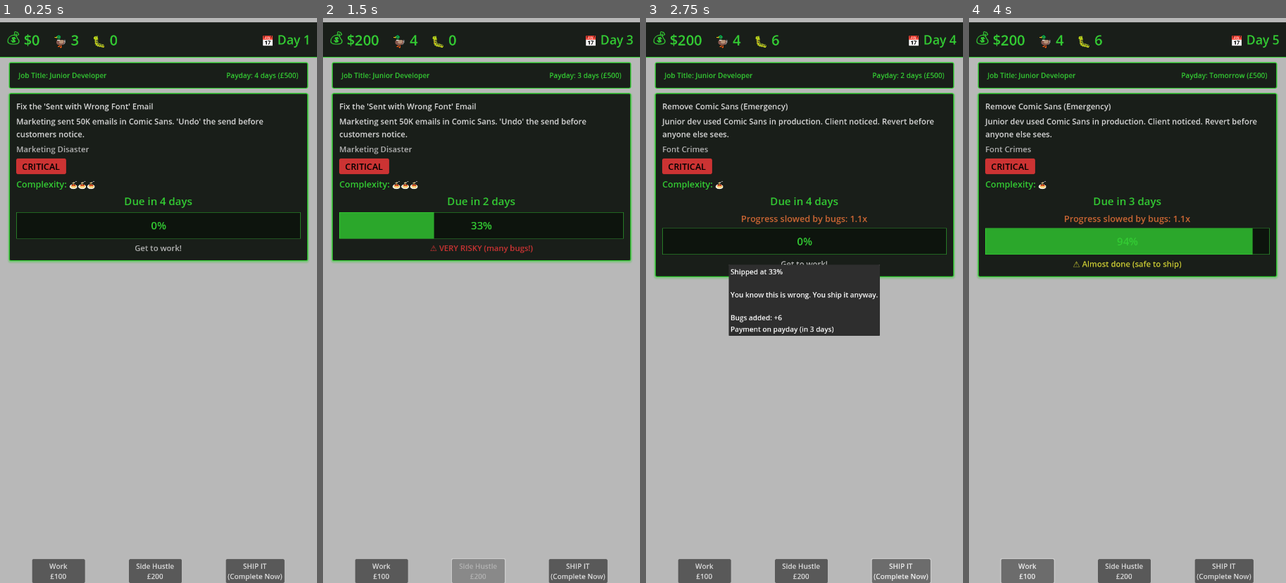
Above: before the commit, frames 1-4 (left to right).
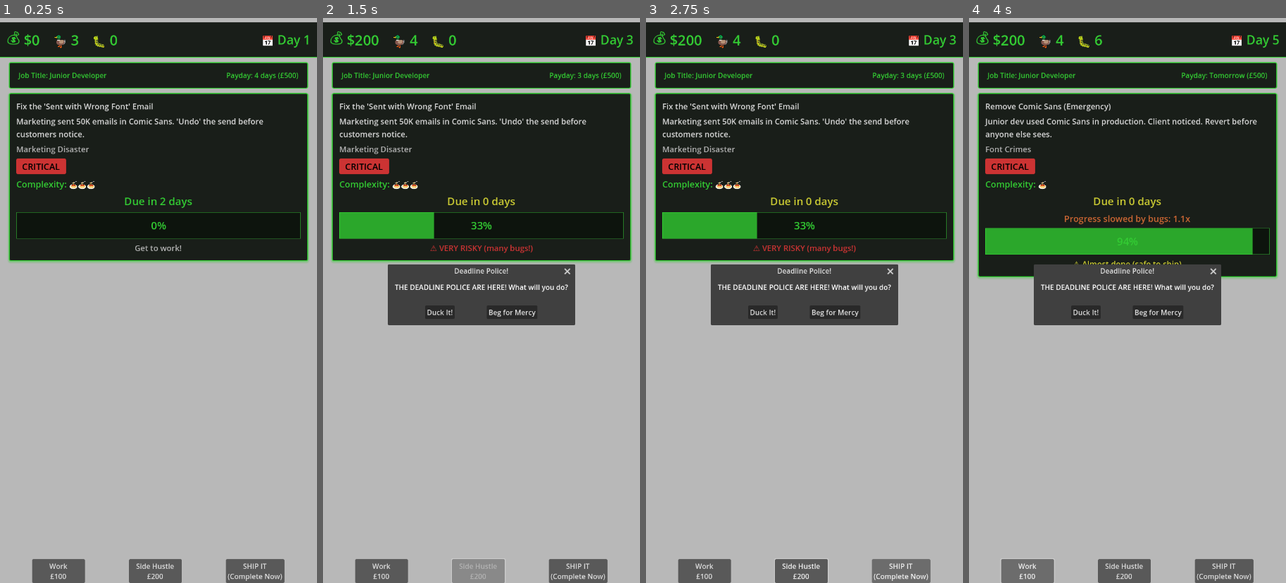
Above: after the commit, the same moments.

Repository: lmchoi/alt-f-this
Game: Godot game, scene res://scenes/game_ui.tscn
Same seed, same stepped clock (60 frames per second), same inputs: the game is played once before the commit and once after it.
Inputs (mouse positions are in pixels of both pictures, inside the frame that each line leads up to):
- Up to frame 1 (0.25 s): no input
- Up to frame 2 (1.5 s): click "Work £100" at 0.5 s; click "Side Hustle £200" at 1.25 s
- Up to frame 3 (2.75 s): click "SHIP IT (Complete Now)" at 2 s
- Up to frame 4 (4 s): click (1086, 311) at 2.75 s, where only the run after the commit has a clickable "Duck It!"; click "Work £100" at 3.5 s

The runs differ from the first frame. In frame 1, less than 0.1% of the frame differs, in the area x 50-53%, y 31-34%; in frame 2, 6.3%; in frame 3, 8.2%, in the area x 2-98%, y 3-57%; in frame 4, 6.4%.

Commit message:
Reduce allowed time in tasks

Diff:
--- a/autoloads/task_manager.gd
+++ b/autoloads/task_manager.gd
@@ -33,10 +33,8 @@
 	new_task.flavor = task_data["flavor"]
 	new_task.complexity = task_data["complexity"]
 
-	# Scale deadline by job level: Junior (5-7d), Mid (4-6d), Senior (3-5d)
 	var base_deadline = task_data["allowed_time"]
-	var deadline_modifier = 2 - job_level  # +2, +1, +0
-	new_task.due_day = today_date + base_deadline + deadline_modifier
+	new_task.due_day = today_date + base_deadline
 	new_task.progress = 0
 
 	# Convert JSON array to typed Array[String]
--- a/data/tasks.json
+++ b/data/tasks.json
@@ -3,7 +3,7 @@
     {
       "title": "Make the Logo Bigger (Again)",
       "description": "The CEO's nephew said the logo looks 'weak.' Make it 10% bigger… for the 5th time this week.",
-      "allowed_time": 5,
+      "allowed_time": 2,
       "complexity": 1,
       "flavor": "Design Hell",
       "categories": ["optics"],
@@ -12,7 +12,7 @@
     {
       "title": "Update the Office Wifi Password",
       "description": "Someone wrote 'password123' on the bathroom wall. IT says you need to change it.",
-      "allowed_time": 4,
+      "allowed_time": 2,
       "complexity": 1,
       "flavor": "Trivial Busywork",
       "categories": ["optics"],
@@ -21,7 +21,7 @@
     {
       "title": "Fix Typo in Footer",
       "description": "The footer says 'Copyrite 2019'. Legal noticed. Fix it before the lawyers get involved.",
-      "allowed_time": 3,
+      "allowed_time": 2,
       "complexity": 1,
       "flavor": "Pedantic Corrections",
       "categories": ["optics"],
@@ -39,7 +39,7 @@
     {
       "title": "Add a Cookie Banner (EU Compliance)",
       "description": "Legal says we need a cookie banner. Make it annoying enough that people click Accept.",
-      "allowed_time": 5,
+      "allowed_time": 4,
       "complexity": 2,
       "flavor": "Legal Busywork",
       "categories": ["optics"],
@@ -48,7 +48,7 @@
     {
       "title": "The Printer is 'Hacking Us'",
       "description": "Office printer randomly prints cat memes. CFO insists it's a cyberattack. 'Investigate.'",
-      "allowed_time": 6,
+      "allowed_time": 4,
       "complexity": 2,
       "flavor": "IT Nightmares",
       "categories": ["optics"],
@@ -57,7 +57,7 @@
     {
       "title": "Rename 'Submit' to 'Go'",
       "description": "Product manager read a UX blog. Now every button needs 'action-oriented microcopy.'",
-      "allowed_time": 3,
+      "allowed_time": 2,
       "complexity": 1,
       "flavor": "Buzzword Compliance",
       "categories": ["optics"],
@@ -75,7 +75,7 @@
     {
       "title": "Remove Comic Sans (Emergency)",
       "description": "Junior dev used Comic Sans in production. Client noticed. Revert before anyone else sees.",
-      "allowed_time": 3,
+      "allowed_time": 2,
       "complexity": 1,
       "flavor": "Font Crimes",
       "categories": ["critical"],
@@ -84,7 +84,7 @@
     {
       "title": "Add 'Powered by AI' Badge",
       "description": "Marketing wants an AI badge on the homepage. There is no AI. Add it anyway.",
-      "allowed_time": 5,
+      "allowed_time": 2,
       "complexity": 1,
       "flavor": "Marketing Lies",
       "categories": ["optics"],
